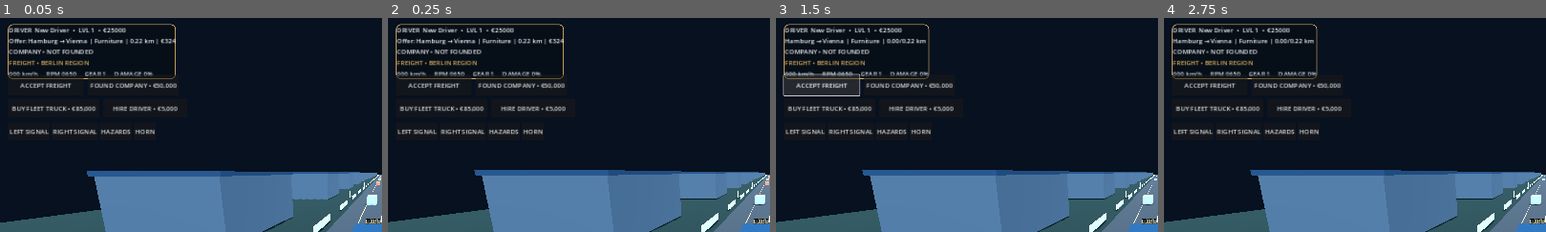
Above: before the commit, frames 1-4 (left to right).
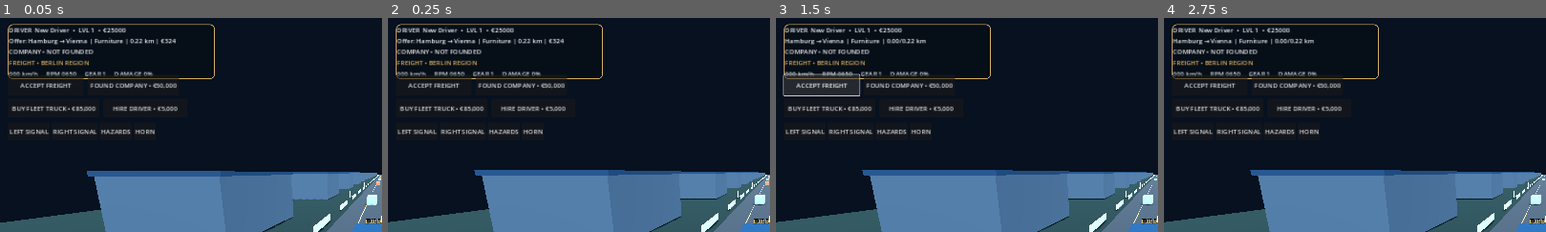
Above: after the commit, the same moments.

Repository: haseebop668-a11y/EURO-HAUL
Game: Godot game, scene res://Scenes/Main.tscn
Two runs of this game, one before a commit and one after it. Both use one fixed random seed, a clock stepped at 60 frames per second and the inputs below.
Inputs:
- Up to frame 1 (0.05 s): no input
- Up to frame 2 (0.25 s): no input
- Up to frame 3 (1.5 s): click "ACCEPT FREIGHT" at 0.5 s; click "ACCEPT FREIGHT" at 1.25 s
- Up to frame 4 (2.75 s): click "◀" at 2 s
The pictures show only the part of the screen within x 0-50%, y 0-50%; the shares and areas given below are measured in that part.

The runs differ from the first frame. In frame 1, 0.2% of the frame differs, in the area x 44-57%, y 2-29%; in frame 2, 0.2%; in frame 3, 0.3%, in the area x 38-57%, y 2-29%; in frame 4, 0.3%.

Commit message:
ui: widen dashboard panel for company fleet statistics

Diff:
--- a/Godot/Scripts/main.gd
+++ b/Godot/Scripts/main.gd
@@ -195,7 +195,7 @@
 	add_child(layer)
 	var panel := PanelContainer.new()
 	panel.position = Vector2(20, 18)
-	panel.custom_minimum_size = Vector2(360, 112)
+	panel.custom_minimum_size = Vector2(520, 112)
 	var style := StyleBoxFlat.new()
 	style.bg_color = Color(0.025, 0.055, 0.09, 0.92)
 	style.border_color = GOLD
